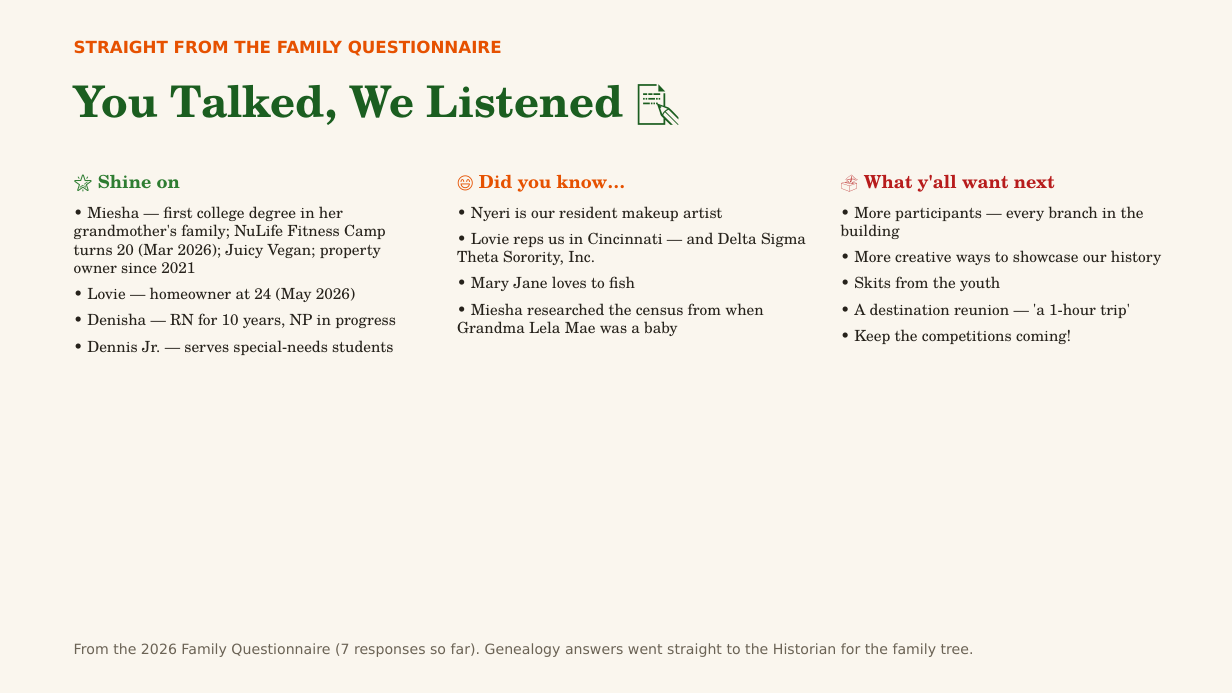
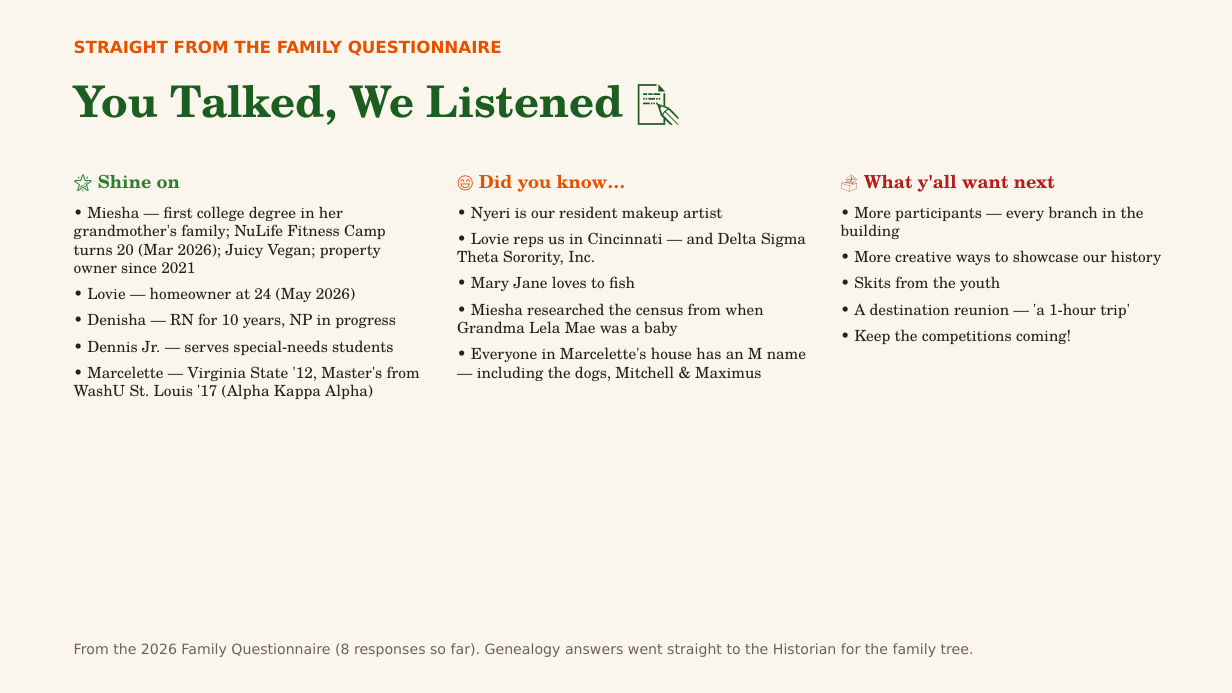
Before and after one commit to MEG-agt25/Family-Reunion, a slide deck: slide 11 of presentation/Harris-Nelson-Reunion-2026.pptx. Drawn at 1232x693 pixels with LibreOffice and Linux fonts; fonts in the diff are those of the drawing. Boxes give left, top, right and bottom in pixels: in the first picture for what was removed or moved away, otherwise in the second. Text is boxed around its words. In the diff, an @@ line names an element or a change of style, - is before the commit and + after.

```diff
--- a/presentation/Harris-Nelson-Reunion-2026.pptx
+++ b/presentation/Harris-Nelson-Reunion-2026.pptx
@@ text at (471, 347, 806, 381): paragraph added @@
+• Everyone in Marcelette's house has an M name — including the dogs, Mitchell & Maximus
@@ text at (74, 366, 420, 399): paragraph added @@
+• Marcelette — Virginia State '12, Master's from WashU St. Louis '17 (Alpha Kappa Alpha)
@@ text at (74, 643, 974, 657): text changed @@
-From the 2026 Family Questionnaire (7 responses so far). Genealogy answers went straight to the Historian for the family tree.
+From the 2026 Family Questionnaire (8 responses so far). Genealogy answers went straight to the Historian for the family tree.
```
Also in this commit, not shown: 2 other slides changed, 2 other files.
